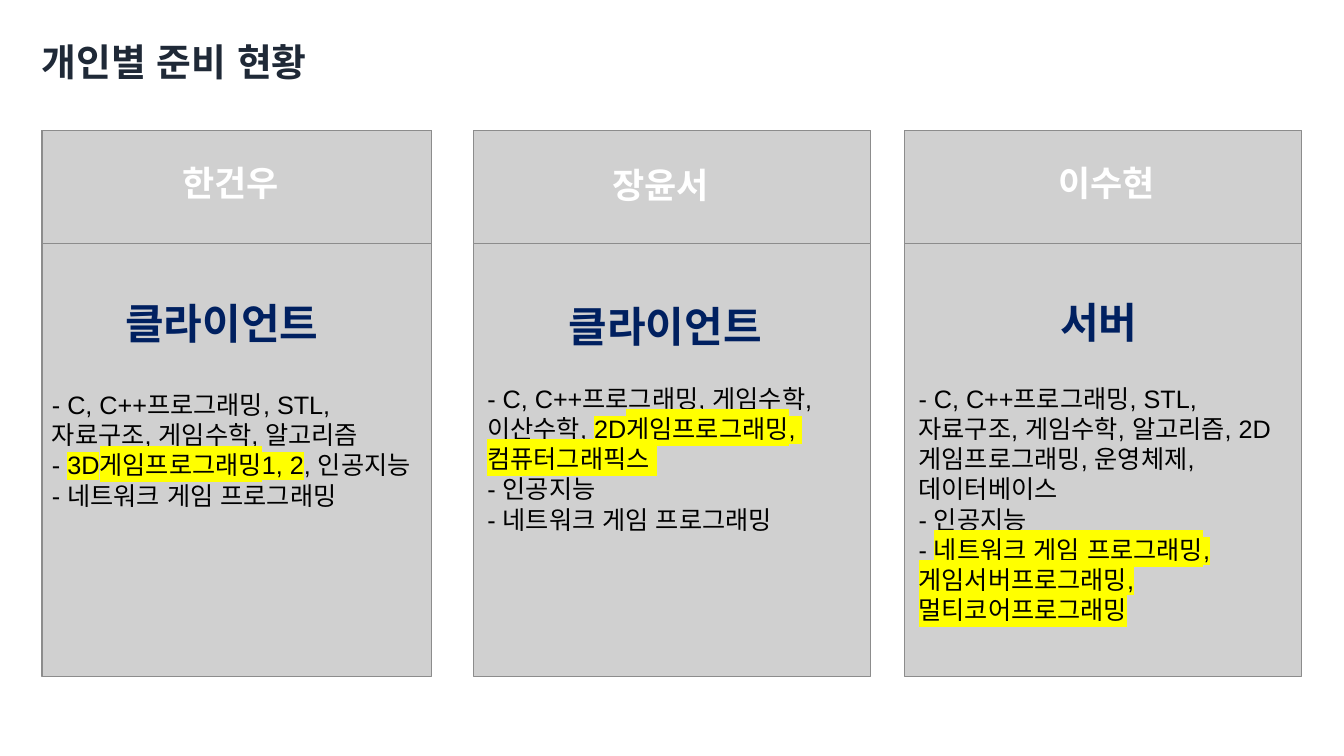
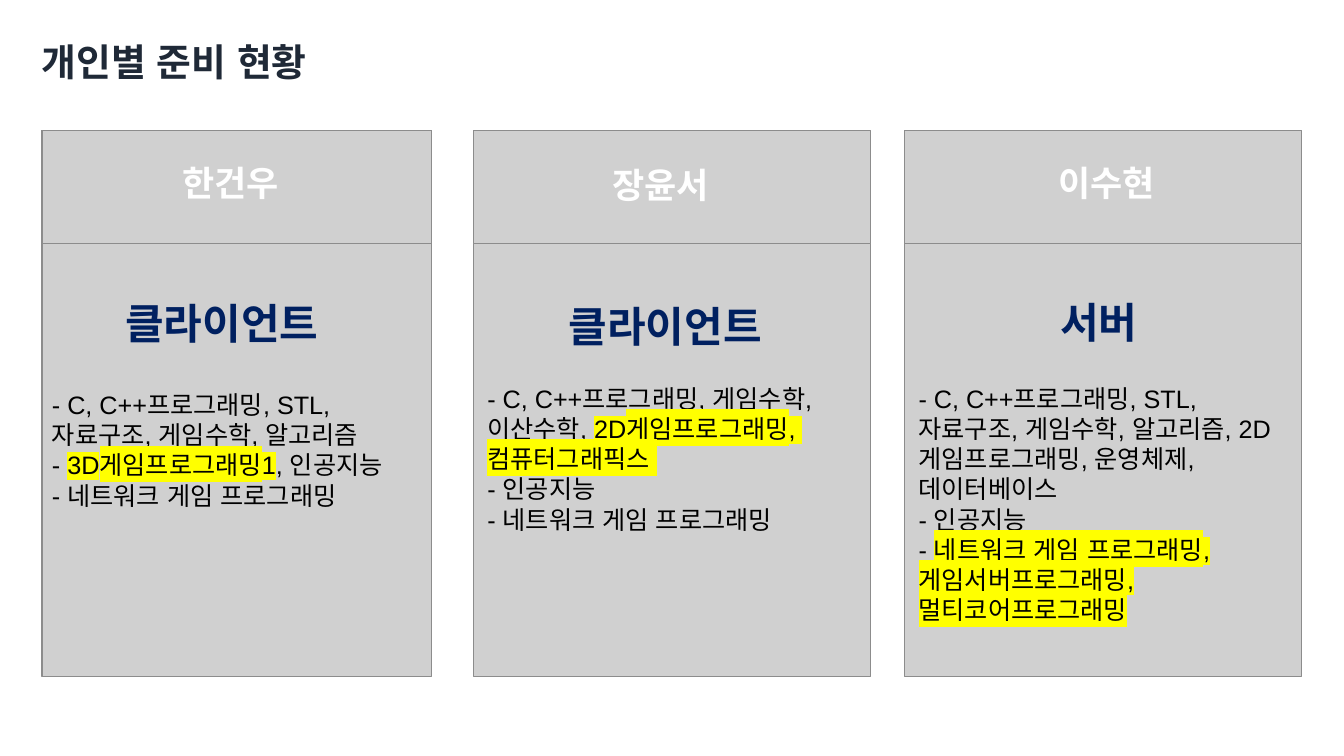
Before and after one commit to yunseo0129/2025_CapstoneGame, a slide deck: slide 14 of Design/종합설계기획.pptx. Drawn at 1344x756 pixels with LibreOffice and Linux fonts; fonts in the diff are those of the drawing; grey boxes stand for pictures; background and template pictures are left out. Boxes give left, top, right and bottom in pixels: in the first picture for what was removed or moved away, otherwise in the second. Text is boxed around its words. In the diff, an @@ line names an element or a change of style, - is before the commit and + after.

```diff
--- a/Design/종합설계기획.pptx
+++ b/Design/종합설계기획.pptx
@@ text at (x1=67, y1=453, x2=383, y2=480): text changed @@
-- 3D게임프로그래밍1, 2, 인공지능
+- 3D게임프로그래밍1, 인공지능
```
Also in this commit, not shown: 1 other slide changed.
